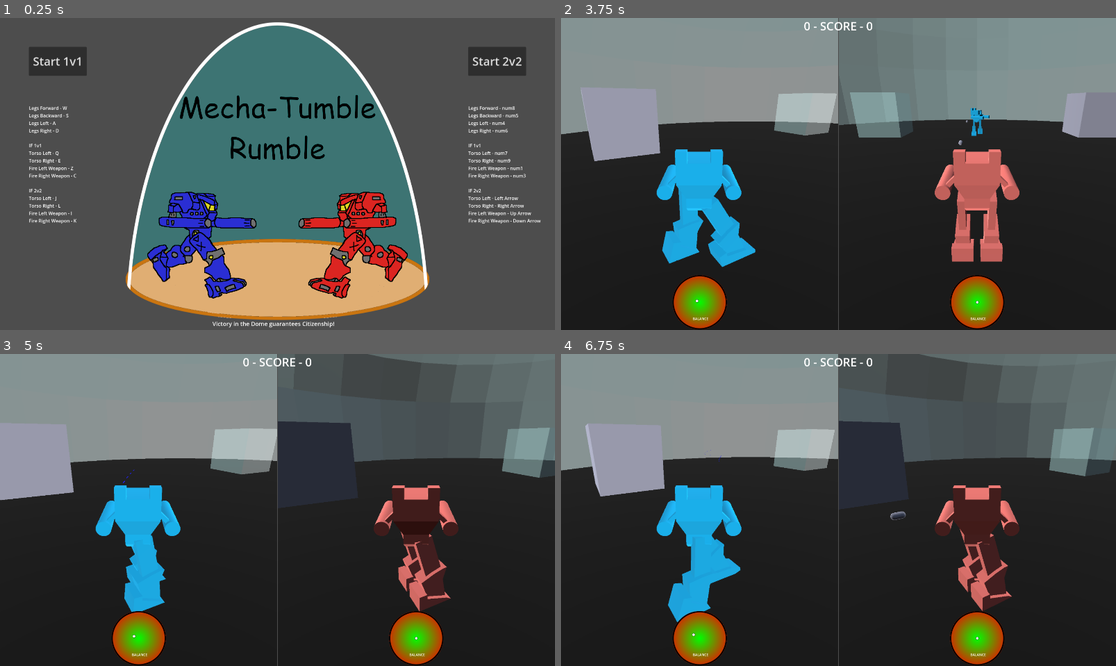
Above: before the commit, frames 1-4 (two rows, left to right).
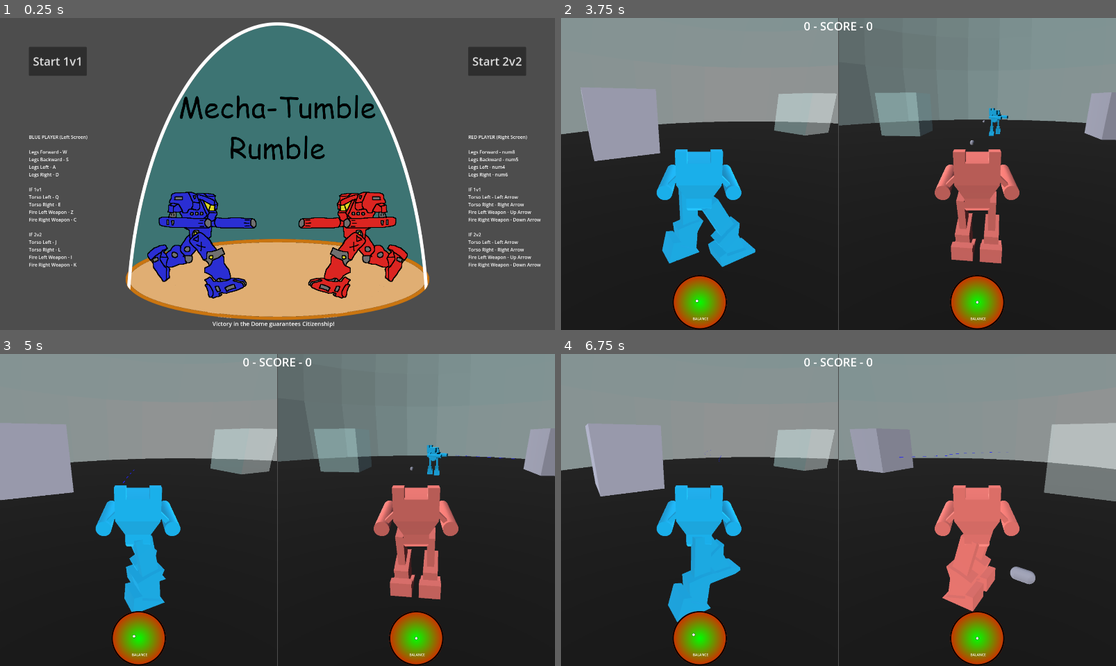
Above: after the commit, the same moments.

Repository: MatthewFyfe/MechOverFeels
Game: Godot game, scene res://Scenes/main_menu.tscn
The game is run twice, just before and just after one commit, with the same random seed, the same clock (stepped at 60 frames per second) and the same inputs.
Inputs:
- Up to frame 1 (0.25 s): no input
- Up to frame 2 (3.75 s): click "Start 1v1" at 0.5 s; tap Enter at 1.25 s; hold C (fire_right_p1) 1.28-2.03 s; tap L at 1.35, 2.3 s; tap K at 1.55, 2.1, 3.05 s; tap Space at 2 s; hold S (move_backward_p1) 2.03-2.78 s; hold C (fire_right_p1) 2.78-3.53 s; hold Q (aim_left_p1) 2.78-3.53 s; hold W (move_forward_p1) from 3.53 s (still down); tap Left (aim_left_p2, bound only after the commit) at 3.6 s
- Up to frame 3 (5 s): tap L at 3.8 s; release W (move_forward_p1) at 4.28 s; hold Z (fire_left_p1) from 4.28 s (still down); hold Keypad 7 (aim_left_p2, bound only before the commit) from 4.28 s (still down); tap K at 4.55 s
- Up to frame 4 (6.75 s): release Keypad 7 (aim_left_p2, bound only before the commit) at 5.03 s; tap E (aim_right_p1) at 5.1 s; tap L at 5.3 s; release Z (fire_left_p1) at 5.78 s; hold S (move_backward_p1) 5.78-6.53 s; hold Right (aim_right_p2, bound only after the commit) 5.78-6.53 s; tap K at 6.05 s; hold C (fire_right_p1) from 6.53 s (still down); tap Keypad 9 (aim_right_p2, bound only before the commit) at 6.6 s

The runs differ from the first frame. In frame 1, 2.3% of the frame differs, in the area x 5-98%, y 28-80%; in frame 2, 2.9%; in frame 3, 19%; in frame 4, 22%, in the area x 50-100%, y 0-83%.
Error before the commit: Invalid access of index '1' on a base object of type: 'PackedStringArray'. (res://Scenes/TTS_Test.gd:17)
Error after the commit: Invalid access of index '0' on a base object of type: 'PackedStringArray'. (res://Scenes/TTS_Test.gd:17)

Commit message:
weird bug with keypad controls on web build, hotfixed

Diff:
--- a/mech-over-feels/MechController.gd
+++ b/mech-over-feels/MechController.gd
@@ -1,4 +1,6 @@
 extends CharacterBody3D
+
+class_name MechCharacter
 
 static var score1 = 0
 static var score2 = 0
--- a/mech-over-feels/Scenes/TTS_Test.gd
+++ b/mech-over-feels/Scenes/TTS_Test.gd
@@ -14,7 +14,7 @@
 func _ready() -> void:
 	# Pick a voice. Here, we arbitrarily pick the first English voice.
 	var voices = DisplayServer.tts_get_voices_for_language("en")
-	voice_id = voices[1]
+	voice_id = voices[0]
 
 	#DisplayServer.tts_speak("Reactor, online.", voice_id, tts_volume, tts_pitch, tts_speed)
 	#DisplayServer.tts_speak("Sensors, online.", voice_id, tts_volume, tts_pitch, tts_speed)
@@ -38,14 +38,18 @@
 	if(score1 >= scoreLimit):
 		victoryLabel.visible = true
 		victoryLabel.text = "BLUE WINS!"
-		DisplayServer.tts_speak("BLUE WINS!", voice_id, tts_volume, tts_pitch, tts_speed)
+		DisplayServer.tts_speak("BLUE WINS!", voice_id, tts_volume+50, tts_pitch, tts_speed)
 		victoryLabel.add_theme_color_override("font_color", Color.SKY_BLUE)
 		await get_tree().create_timer(2.0).timeout # Waits for X seconds
+		MechCharacter.score1 = 0
+		MechCharacter.score2 = 0
 		get_tree().change_scene_to_file("res://Scenes/main_menu.tscn")
 	if(score2 >= scoreLimit):
 		victoryLabel.visible = true
 		victoryLabel.text = "RED WINS!"
-		DisplayServer.tts_speak("RED WINS!", voice_id, tts_volume, tts_pitch, tts_speed)
+		DisplayServer.tts_speak("RED WINS!", voice_id, tts_volume+50, tts_pitch, tts_speed)
 		victoryLabel.add_theme_color_override("font_color", Color.DEEP_PINK)
 		await get_tree().create_timer(2.0).timeout # Waits for X seconds
+		MechCharacter.score1 = 0
+		MechCharacter.score2 = 0
 		get_tree().change_scene_to_file("res://Scenes/main_menu.tscn")
--- a/mech-over-feels/Scenes/main_menu.gd
+++ b/mech-over-feels/Scenes/main_menu.gd
@@ -46,22 +46,22 @@
 	# Adjust P2 controls
 	InputMap.action_erase_events("aim_left_p2")
 	newEvent = InputEventKey.new()
-	newEvent.keycode = KEY_KP_7
+	newEvent.keycode = KEY_LEFT
 	InputMap.action_add_event("aim_left_p2", newEvent)
 
 	InputMap.action_erase_events("aim_right_p2")
 	newEvent = InputEventKey.new()
-	newEvent.keycode = KEY_KP_9
+	newEvent.keycode = KEY_RIGHT
 	InputMap.action_add_event("aim_right_p2", newEvent)
 
 	InputMap.action_erase_events("fire_left_p2")
 	newEvent = InputEventKey.new()
-	newEvent.keycode = KEY_KP_1
+	newEvent.keycode = KEY_UP
 	InputMap.action_add_event("fire_left_p2", newEvent)
 
 	InputMap.action_erase_events("fire_right_p2")
 	newEvent = InputEventKey.new()
-	newEvent.keycode = KEY_KP_3
+	newEvent.keycode = KEY_DOWN
 	InputMap.action_add_event("fire_right_p2", newEvent)
 
 func set_2v2_controls() -> void:
--- a/mech-over-feels/Scenes/main_menu.tscn
+++ b/mech-over-feels/Scenes/main_menu.tscn
@@ -30,10 +30,12 @@
 
 [node name="Instructions1" type="Label" parent="."]
 offset_left = 100.0
-offset_top = 300.0
-offset_right = 300.0
-offset_bottom = 550.0
-text = "Legs Forward - W
+offset_top = 400.0
+offset_right = 303.0
+offset_bottom = 865.0
+text = "BLUE PLAYER (Left Screen)
+
+Legs Forward - W
 Legs Backward - S
 Legs Left - A
 Legs Right - D
@@ -52,19 +54,21 @@
 
 [node name="Instructions2" type="Label" parent="."]
 offset_left = 1620.0
-offset_top = 300.0
-offset_right = 1820.0
-offset_bottom = 550.0
-text = "Legs Forward - num8
+offset_top = 400.0
+offset_right = 1871.0
+offset_bottom = 865.0
+text = "RED PLAYER (Right Screen)
+
+Legs Forward - num8
 Legs Backward - num5
 Legs Left - num4
 Legs Right - num6
 
 IF 1v1
-Torso Left - num7
-Torso Right - num9
-Fire Left Weapon - num1
-Fire Right Weapon - num3
+Torso Left - Left Arrow
+Torso Right - Right Arrow
+Fire Left Weapon - Up Arrow
+Fire Right Weapon - Down Arrow
 
 IF 2v2
 Torso Left - Left Arrow
Not shown, changed: Builds/Mecha-Tumble Rumble.icon.png
Not shown, changed: Builds/Mecha-Tumble Rumble.pck
Not shown, added: Builds/MechaTumbleRumble.zip
Not shown, removed: Builds/MechaTumbleRumble_0.3.zip
Not shown, changed: Builds/index.html
